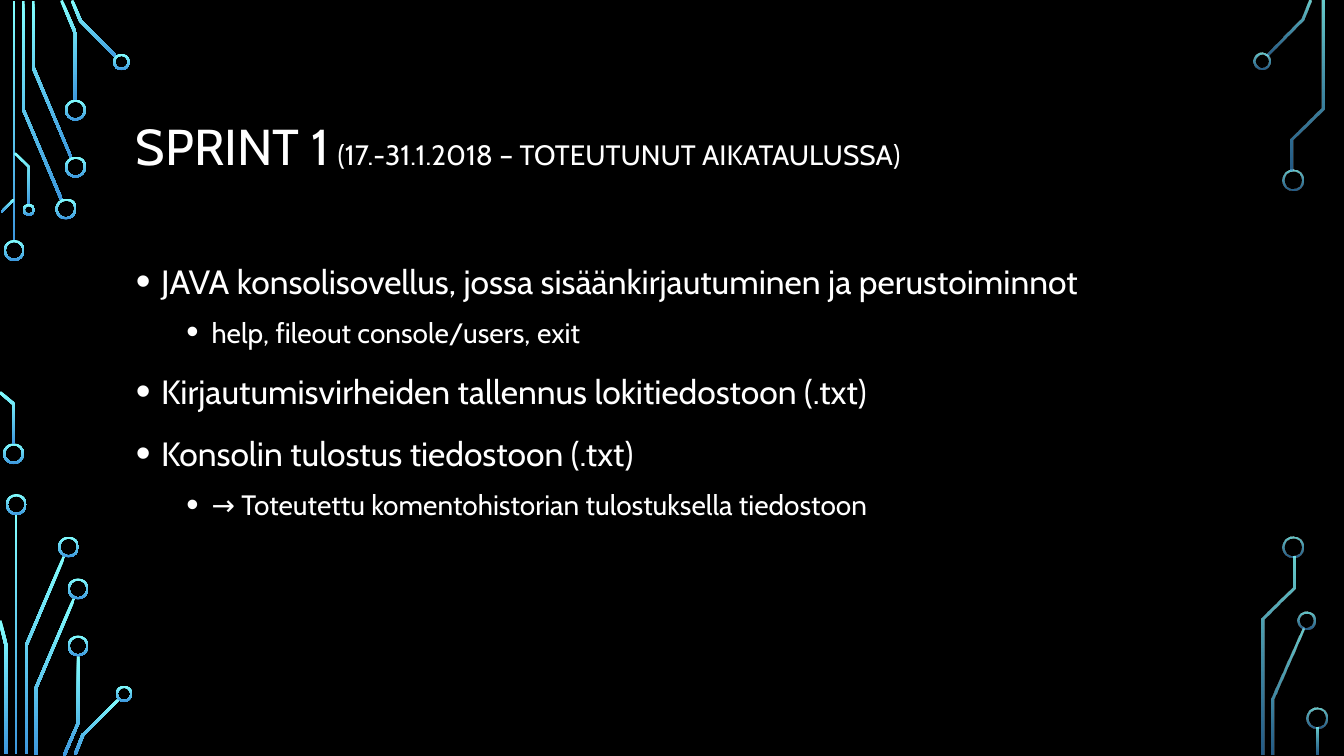
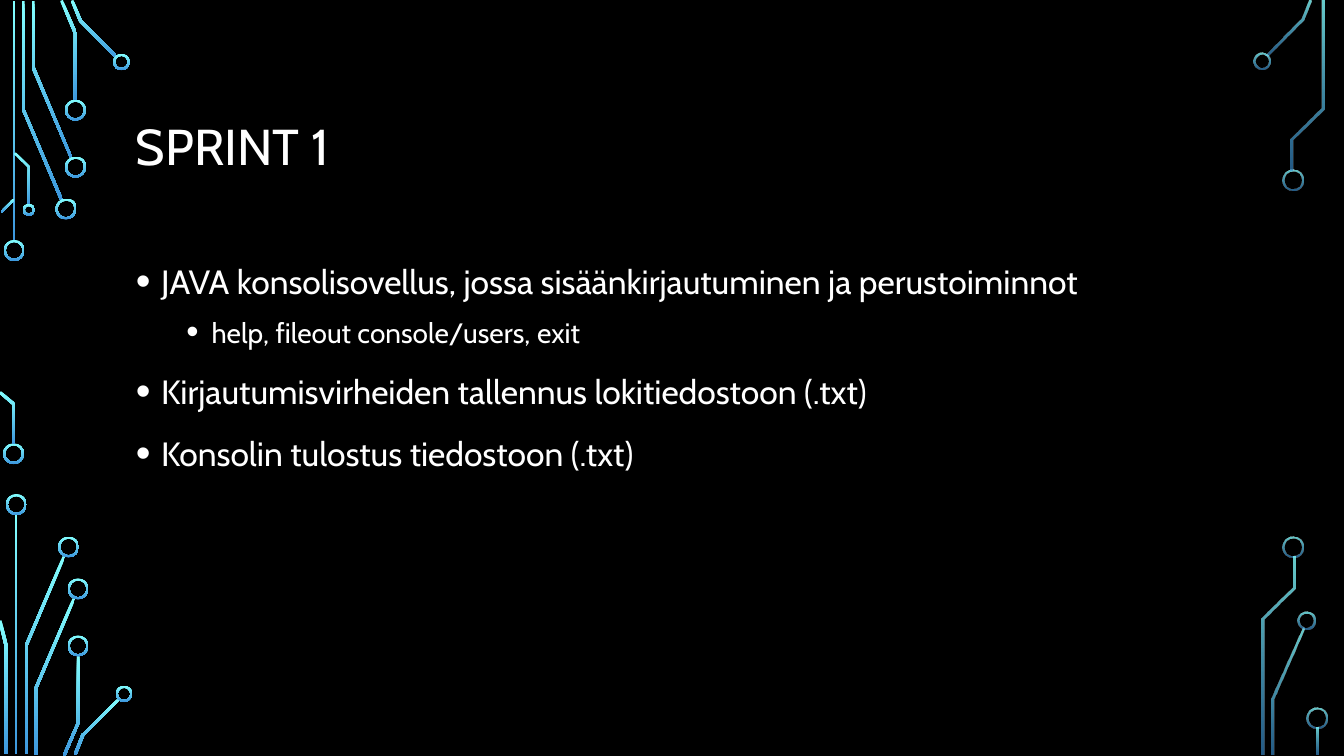
Before and after one commit to tempsens/java, a slide deck: slide 3 of java/DOCS/Ryhmä 9 - Lämpötilaseuranta v2.pptx. Drawn at 1344x756 pixels with LibreOffice and Linux fonts; fonts in the diff are those of the drawing; background and template pictures are left out. Boxes give left, top, right and bottom in pixels: in the first picture for what was removed or moved away, otherwise in the second. Text is boxed around its words. In the diff, an @@ line names an element or a change of style, - is before the commit and + after.

```diff
--- a/java/DOCS/Ryhmä 9 - Lämpötilaseuranta v2.pptx
+++ b/java/DOCS/Ryhmä 9 - Lämpötilaseuranta v2.pptx
@@ title at [136, 129, 329, 166]: text changed; size 20 to 36 pt @@
-SPRINT 1 (17.-31.1.2018 – TOTEUTUNUT AIKATAULUSSA)
+SPRINT 1
@@ text at [241, 494, 867, 516]: paragraph removed @@
-  • → Toteutettu komentohistorian tulostuksella tiedostoon
```
Also in this commit, not shown: 1 other slide changed, 39 other files.
